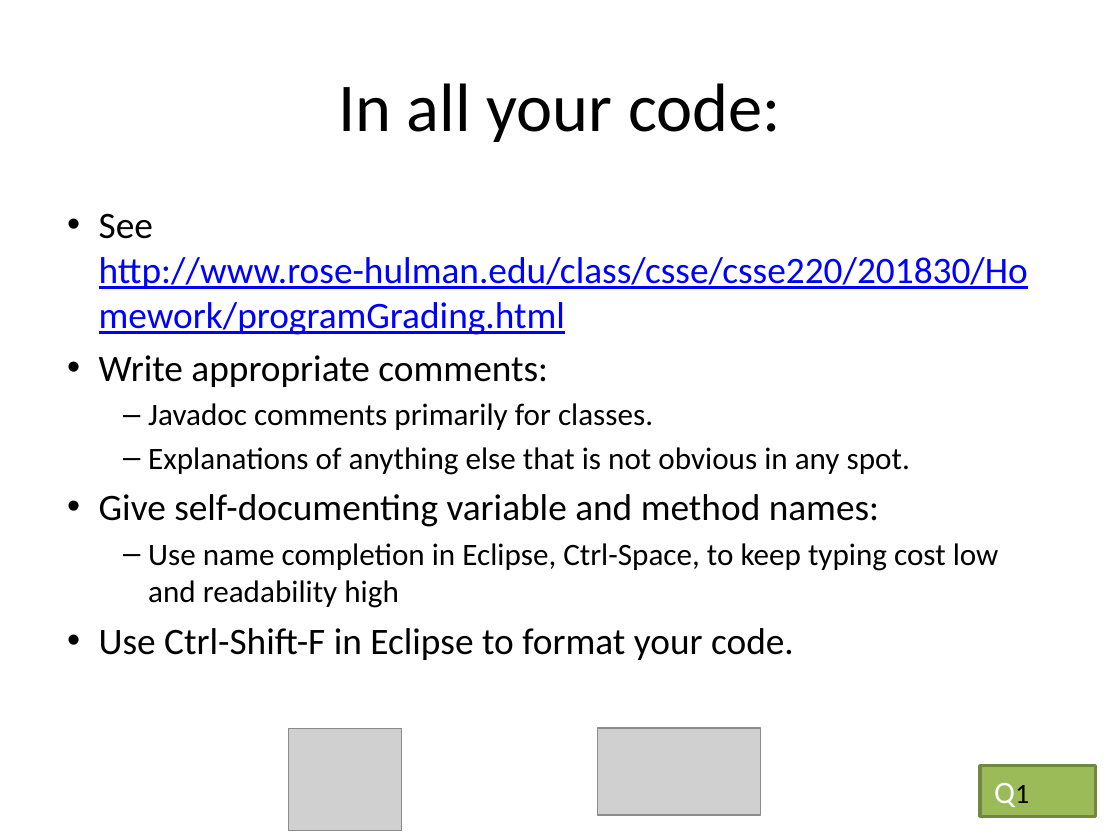
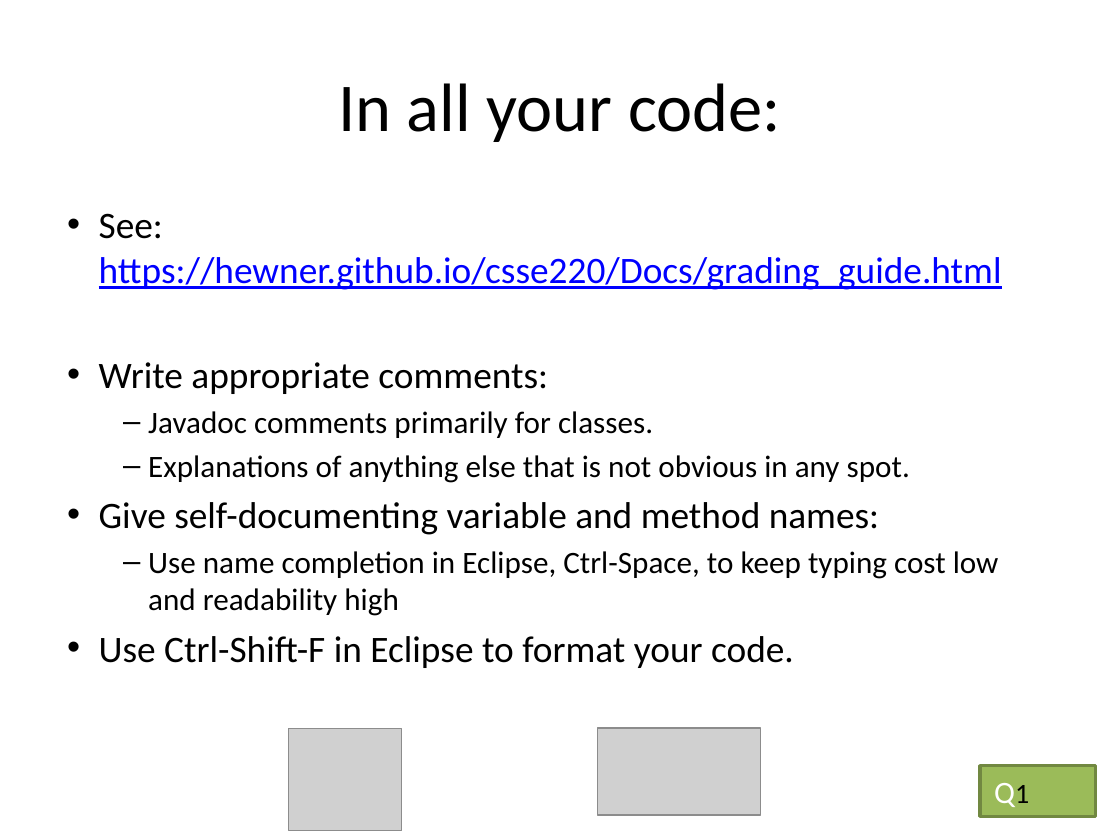
Before and after one commit to RHIT-CSSE/csse220, a slide deck: slide 7 of ClassMaterials/ObjectIntroAndMisc/Slides/ObjectIntroAndMisc.pptx. Drawn at 1120x840 pixels with LibreOffice and Linux fonts; fonts in the diff are those of the drawing; grey boxes stand for pictures. Boxes give left, top, right and bottom in pixels: in the first picture for what was removed or moved away, otherwise in the second. Text is boxed around its words. In the diff, an @@ line names an element or a change of style, - is before the commit and + after.

Commit message:
SVN to Git

```diff
--- a/ClassMaterials/ObjectIntroAndMisc/Slides/ObjectIntroAndMisc.pptx
+++ b/ClassMaterials/ObjectIntroAndMisc/Slides/ObjectIntroAndMisc.pptx
@@ text at [99, 213, 1002, 290]: text changed @@
-• See http://www.rose-hulman.edu/class/csse/csse220/201830/Homework/programGrading.html
+• See: https://hewner.github.io/csse220/Docs/grading_guide.html
```
Also in this commit, not shown: 1 other slide changed.
